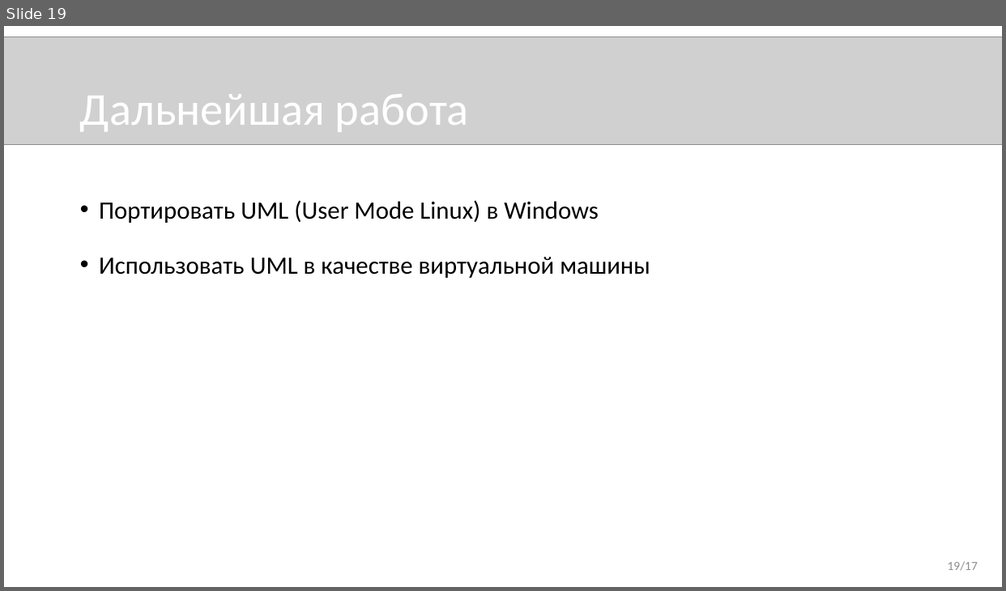
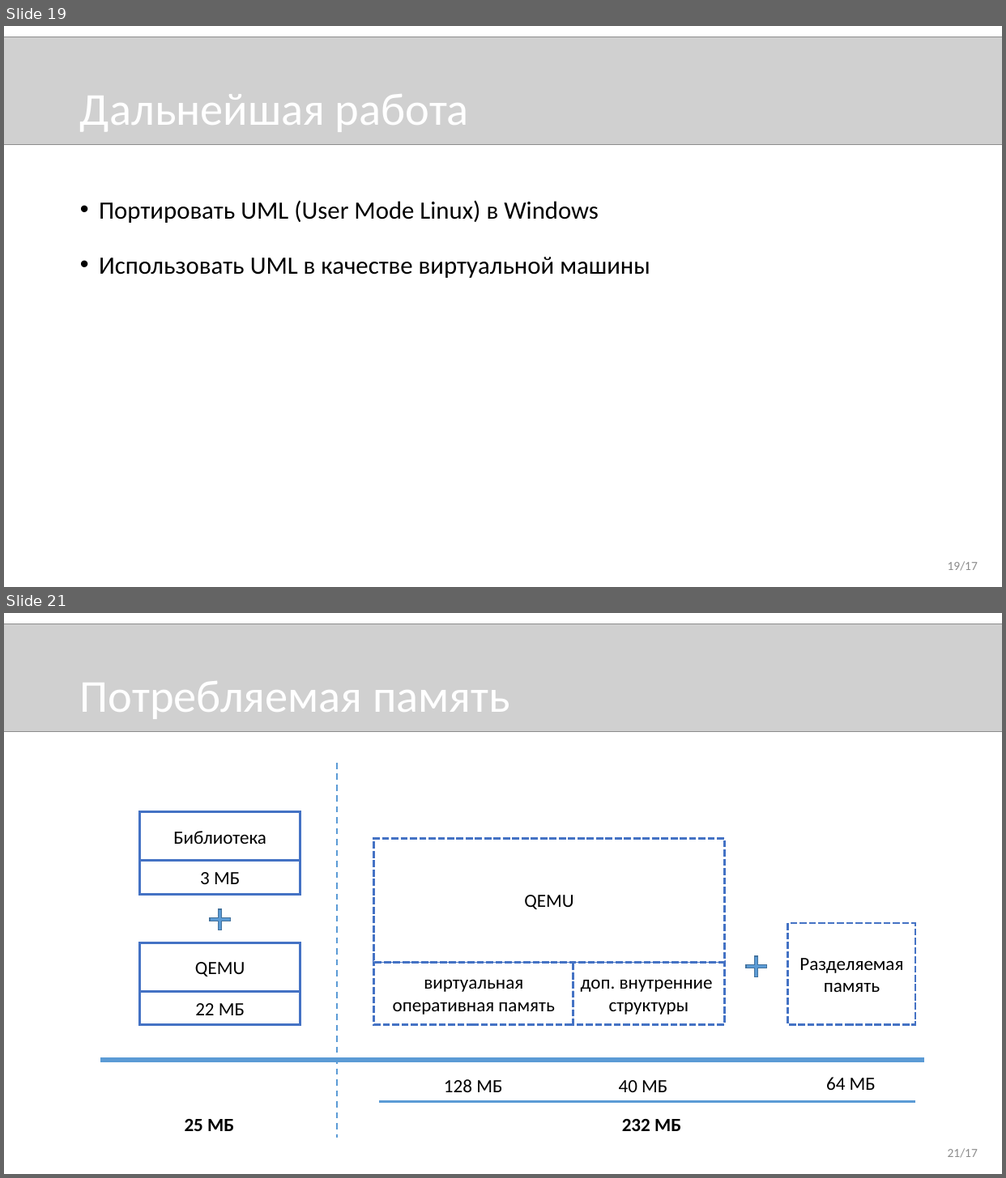
Before and after one commit to novokrest/master-thesis, a slide deck: presentation.pptx. Shown one above the other, each under a label of ours: slide 19 before the commit, slides 19 and 21 after it; the slides between them are not shown. The pictures are 1006x591 and 1006x1178 pixels, drawn with LibreOffice and Linux fonts; fonts in the diff are those of the drawing; grey boxes stand for pictures. Boxes give left, top, right and bottom in pixels: in the first picture for what was removed or moved away, otherwise in the second. Text is boxed around its words. In the diff, an @@ line names an element or a change of style, - is before the commit and + after.

```diff
--- a/presentation.pptx
+++ b/presentation.pptx
@@ slide 21 added at (4, 613, 1002, 1174), background #FFFFFF @@
@@ picture added at (4, 624, 1002, 731) @@
@@ title added at (80, 681, 510, 719), 44 pt, text #FFFFFF @@
+Потребляемая память
@@ line added from (337, 763) to (337, 1139), #5B9BD5 1.5 pt dashed @@
@@ rectangle added at (140, 812, 300, 861), fill #FFFFFF, outline #4472C4 2.25 pt, 18 pt, text #000000 @@
+Библиотека
@@ rectangle added at (374, 838, 724, 963), fill #FFFFFF, outline #4472C4 2.25 pt dashed, 18 pt, text #000000 @@
+QEMU
@@ rectangle added at (140, 861, 300, 895), fill #FFFFFF, outline #4472C4 2.25 pt, 18 pt, text #000000 @@
+3 МБ
@@ plus added at (210, 909, 231, 931), fill #5B9BD5, outline #43739E 1 pt @@
@@ rectangle added at (789, 923, 916, 1024), fill #FFFFFF, outline #4472C4 2.25 pt dashed, 18 pt, text #000000 @@
+Разделяемая
+память
@@ rectangle added at (140, 943, 300, 992), fill #FFFFFF, outline #4472C4 2.25 pt, 18 pt, text #000000 @@
+QEMU
@@ rectangle added at (374, 962, 573, 1025), fill #FFFFFF, outline #4472C4 2.25 pt dashed, 18 pt, text #000000 @@
+виртуальная
+оперативная память
@@ rectangle added at (573, 962, 724, 1025), fill #FFFFFF, outline #4472C4 2.25 pt dashed, 18 pt, text #000000 @@
+доп. внутренние
+структуры
@@ plus added at (746, 956, 767, 977), fill #5B9BD5, outline #43739E 1 pt @@
@@ rectangle added at (140, 992, 300, 1025), fill #FFFFFF, outline #4472C4 2.25 pt, 18 pt, text #000000 @@
+22 МБ
@@ line added from (100, 1060) to (924, 1060), #5B9BD5 4.5 pt @@
@@ text added at (444, 1080, 502, 1093), 18 pt, text #000000 @@
+128 МБ
@@ text added at (619, 1080, 667, 1093), 18 pt, text #000000 @@
+40 МБ
@@ text added at (826, 1077, 876, 1090), 18 pt, text #000000 @@
+64 МБ
@@ text added at (185, 1119, 234, 1131), 18 pt, text #000000, bold @@
+25 МБ
@@ line added from (379, 1102) to (916, 1102), #5B9BD5 2.25 pt @@
@@ text added at (622, 1119, 681, 1131), 18 pt, text #000000, bold @@
+232 МБ
@@ text added at (948, 1148, 978, 1158), 12 pt, text #8C8C8C @@
+21/17
```
Also in this commit, not shown: 4 slides changed, 1 other slide added, 3 other files.
